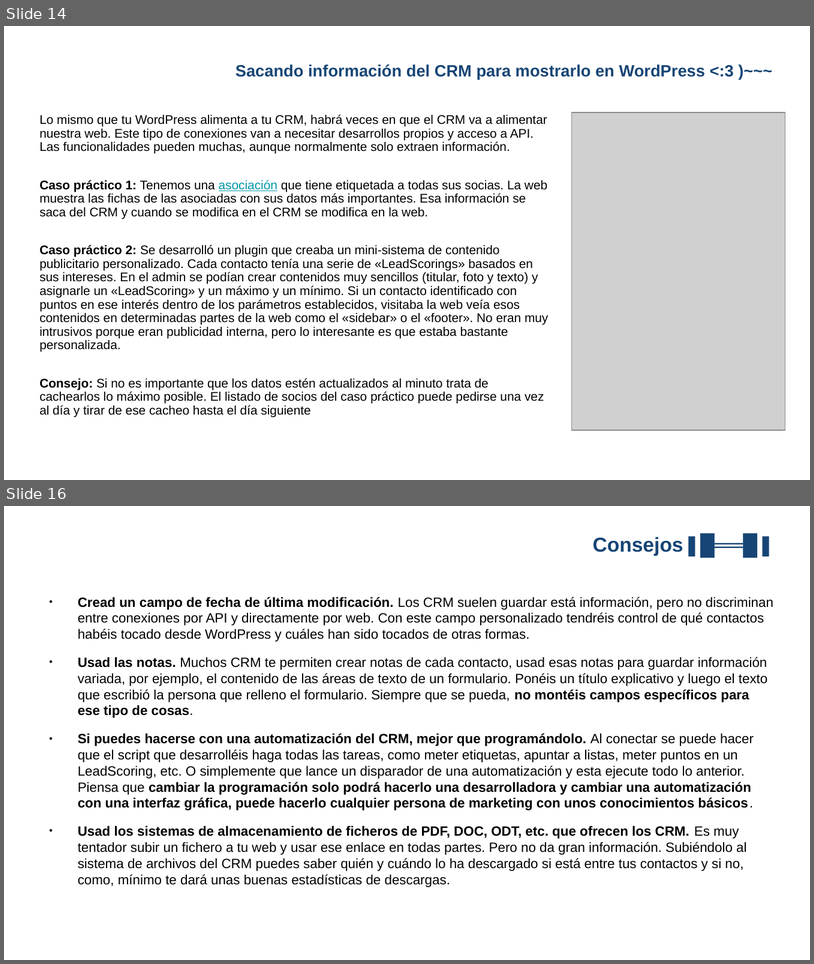
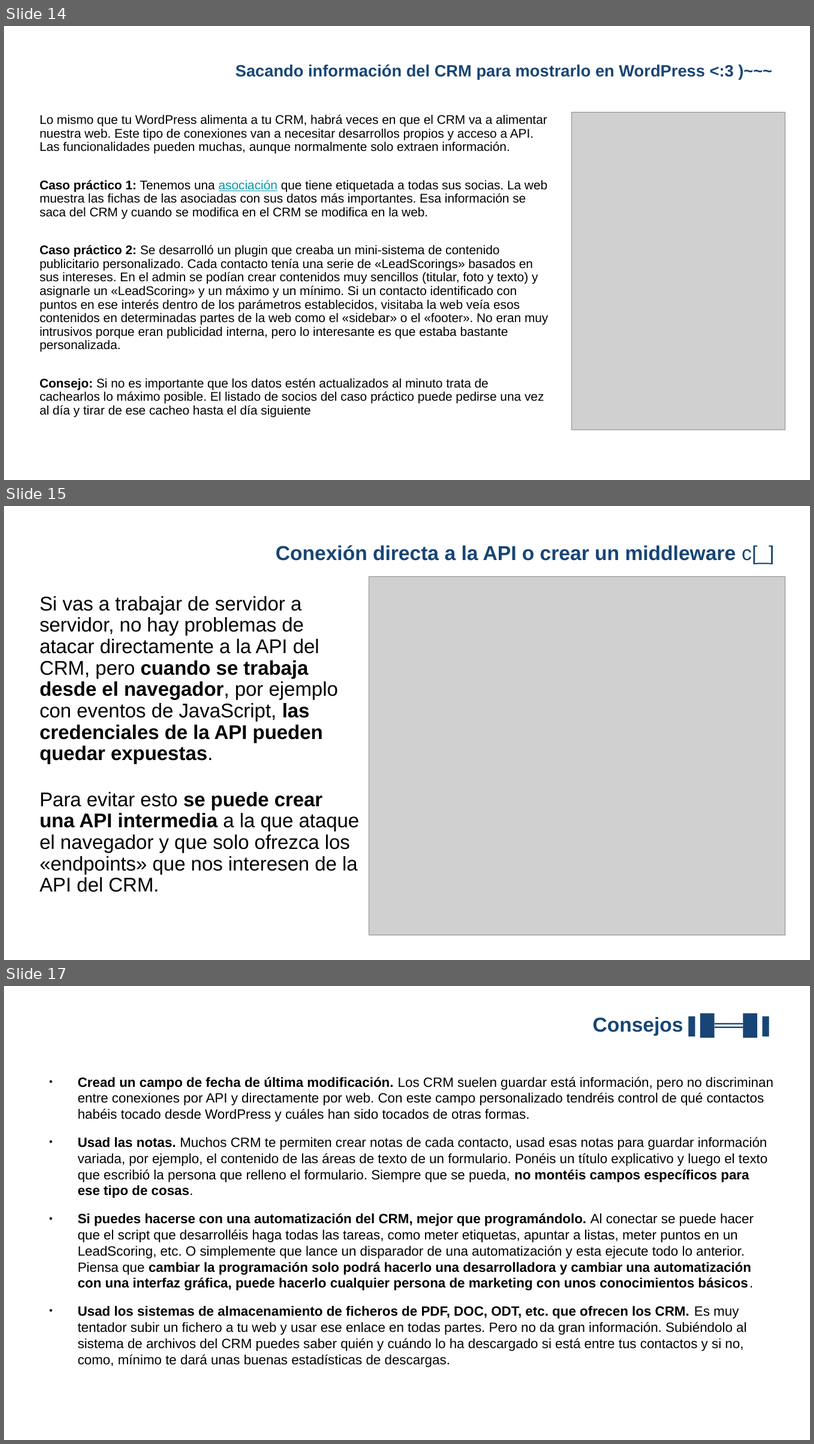
Before and after one commit to gwannon/WordCampBilbao2025, a slide deck: WCBIO25_Jorge-Monclus.pptx. Shown one above the other, each under a label of ours: slides 14 and 16 before the commit, slides 14, 15 and 17 after it; the slides between them are not shown. The pictures are 814x964 and 814x1444 pixels, drawn with LibreOffice and Linux fonts; fonts in the diff are those of the drawing; grey boxes stand for pictures; background and template pictures are left out. Boxes give left, top, right and bottom in pixels: in the first picture for what was removed or moved away, otherwise in the second. Text is boxed around its words. In the diff, an @@ line names an element or a change of style, - is before the commit and + after.

Commit message:
API Intermedia

```diff
--- a/WCBIO25_Jorge-Monclus.pptx
+++ b/WCBIO25_Jorge-Monclus.pptx
@@ slide 15 added at [4, 506, 810, 960], background picture (left out) @@
@@ title added at [276, 545, 774, 564], 18 pt, text #174575, bold @@
+Conexión directa a la API o crear un middleware c[_]
@@ picture added at [369, 577, 785, 935] @@
@@ text added at [39, 596, 360, 892], 17.7 pt, text #000000 @@
+Si vas a trabajar de servidor a servidor, no hay problemas de atacar directamente a la API del CRM, pero cuando se trabaja desde el navegador, por ejemplo con eventos de JavaScript, las credenciales de la API pueden quedar expuestas.
+Para evitar esto se puede crear una API intermedia a la que ataque el navegador y que solo ofrezca los «endpoints» que nos interesen de la API del CRM.
@@ what was slide 16 is now slide 17 @@
```
Also in this commit, not shown: 3 slides changed, 2 other slides added, 2 slides removed, 5 other files.
